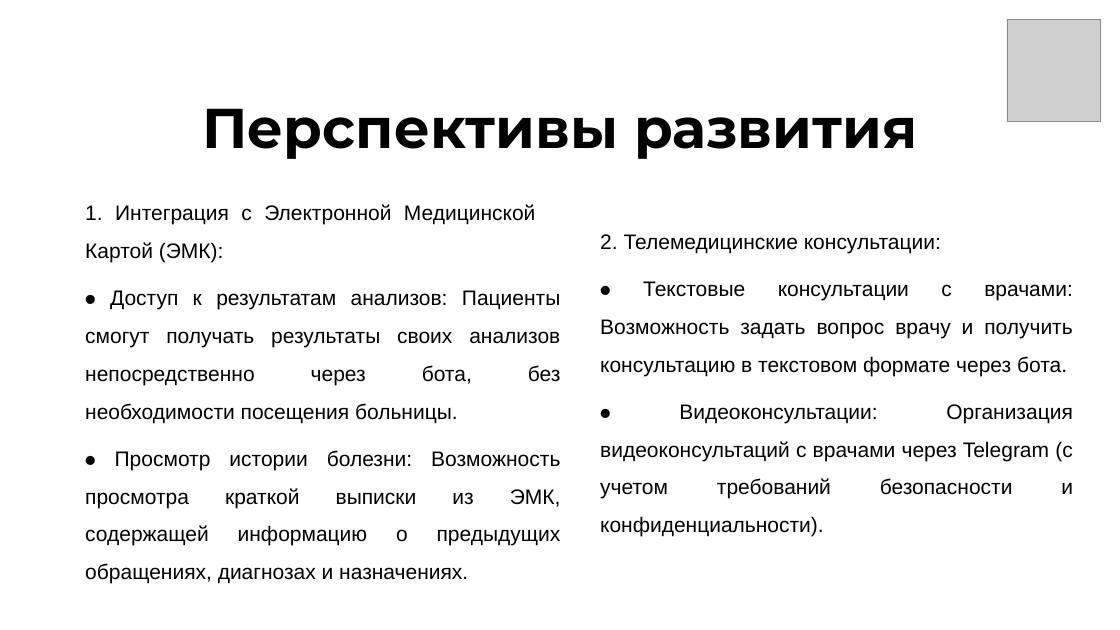
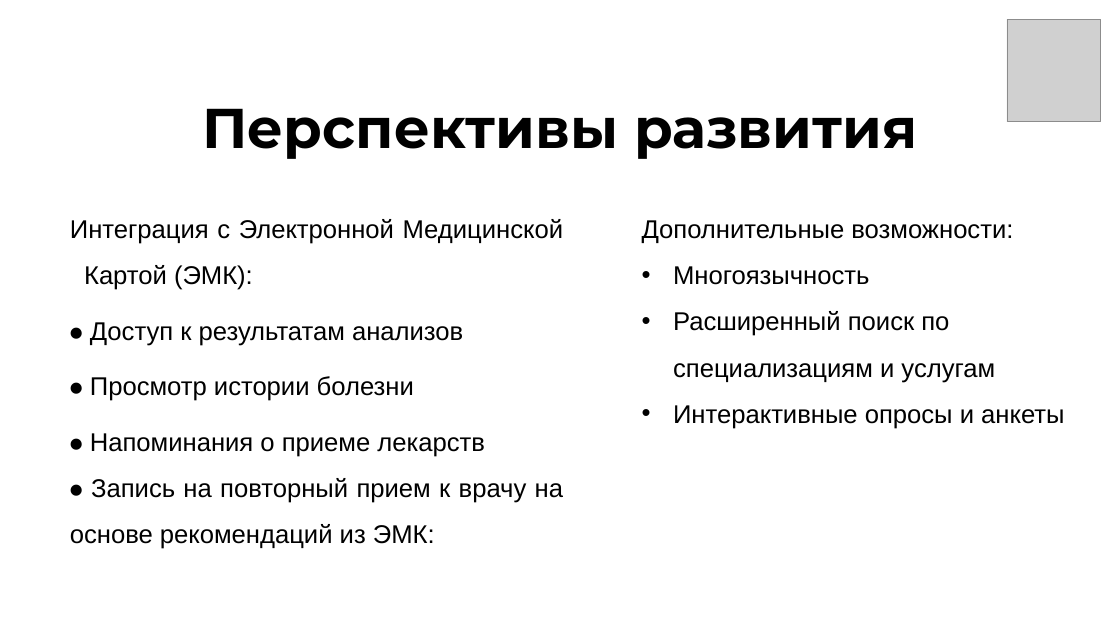
Before and after one commit to iprokopeva/Festival, a slide deck: slide 17 of Презентация.pptx (slide 15 before the commit). Drawn at 1120x630 pixels with LibreOffice and Linux fonts; fonts in the diff are those of the drawing; grey boxes stand for pictures; background and template pictures are left out. Boxes give left, top, right and bottom in pixels: in the first picture for what was removed or moved away, otherwise in the second. Text is boxed around its words. In the diff, an @@ line names an element or a change of style, - is before the commit and + after.

```diff
--- a/Презентация.pptx
+++ b/Презентация.pptx
@@ text at box(70, 219, 563, 549): text changed; size 18 to 22 pt @@
-1. Интеграция с Электронной Медицинской Картой (ЭМК):
-⦁ Доступ к результатам анализов: Пациенты смогут получать результаты своих анализов непосредственно через бота, без необходимости посещения больницы.
-⦁ Просмотр истории болезни: Возможность просмотра краткой выписки из ЭМК, содержащей информацию о предыдущих обращениях, диагнозах и назначениях.
+Интеграция с Электронной Медицинской Картой (ЭМК):
+⦁ Доступ к результатам анализов
+⦁ Просмотр истории болезни
+⦁ Напоминания о приеме лекарств
+⦁ Запись на повторный прием к врачу на основе рекомендаций из ЭМК:
@@ text removed at box(600, 234, 1073, 499) @@
-2. Телемедицинские консультации:
-⦁ Текстовые консультации с врачами: Возможность задать вопрос врачу и получить консультацию в текстовом формате через бота.
-⦁ Видеоконсультации: Организация видеоконсультаций с врачами через Telegram (с учетом требований безопасности и конфиденциальности).
@@ text added at box(642, 220, 1064, 429), 22 pt, text #000000 @@
+Дополнительные возможности:
+• Многоязычность
+• Расширенный поиск по специализациям и услугам
+• Интерактивные опросы и анкеты
```
Also in this commit, not shown: 8 other slides changed, 4 slides added, 2 slides removed, 1 other file.
